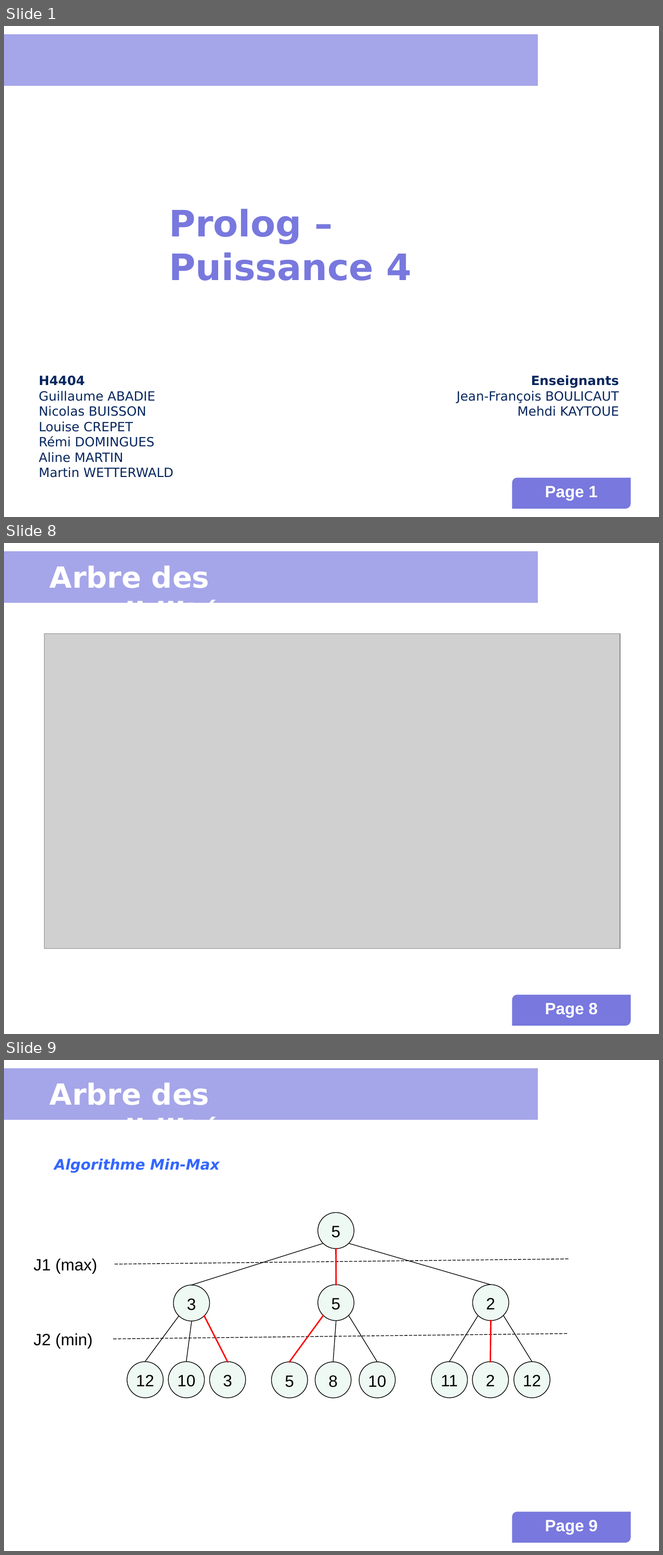
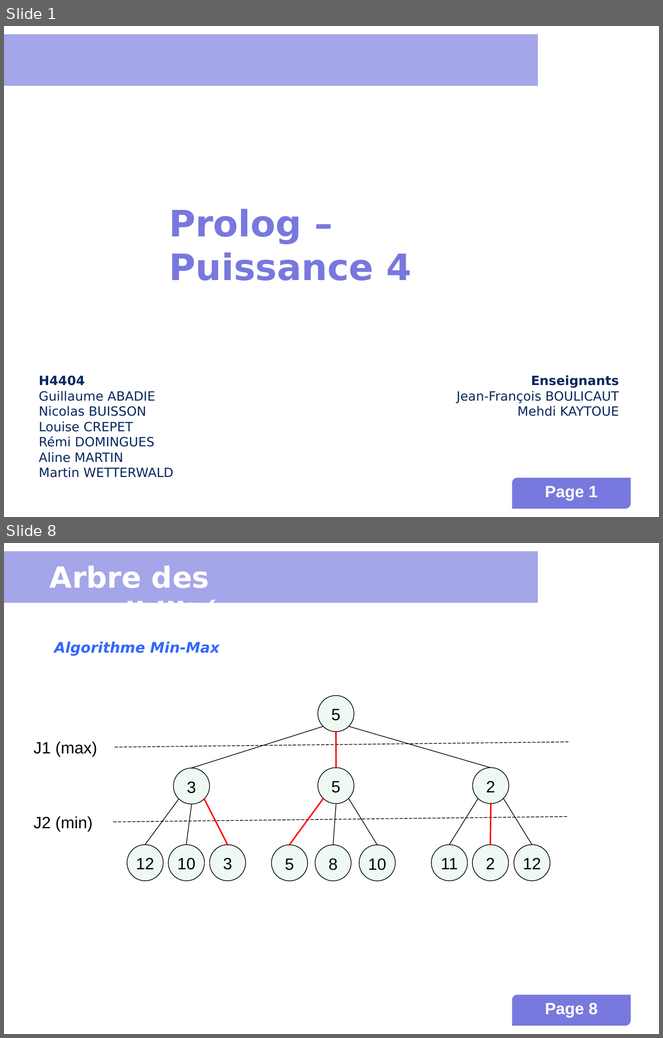
Before and after one commit to INSA-4IF-H4404-2013-2014/Connect-Four, a slide deck: presentation.ppt. Shown one above the other, each under a label of ours: slides 1, 8 and 9 before the commit, slides 1 and 8 after it; the slides between them are not shown. The pictures are 663x1555 and 663x1038 pixels, drawn with LibreOffice and Linux fonts; fonts in the diff are those of the drawing; grey boxes stand for pictures; background and template pictures are left out. Boxes give left, top, right and bottom in pixels: in the first picture for what was removed or moved away, otherwise in the second. Text is boxed around its words. In the diff, an @@ line names an element or a change of style, - is before the commit and + after.

```diff
--- a/presentation.ppt
+++ b/presentation.ppt
@@ slide 8 removed at [4, 543, 659, 1034], background #FFFFFF; not listed: 3 template elements that a slide beside it also shows @@
@@ text removed at [50, 565, 237, 603] @@
-Arbre des possibilités
@@ picture removed at [44, 634, 620, 949] @@
@@ what was slide 9 is now slide 8 @@
@@ page number at [545, 1003, 598, 1018]: text changed @@
-Page 9
+Page 8
```
Also in this commit, not shown: 9 slides changed, 2 slides added, 3 other slides removed.
